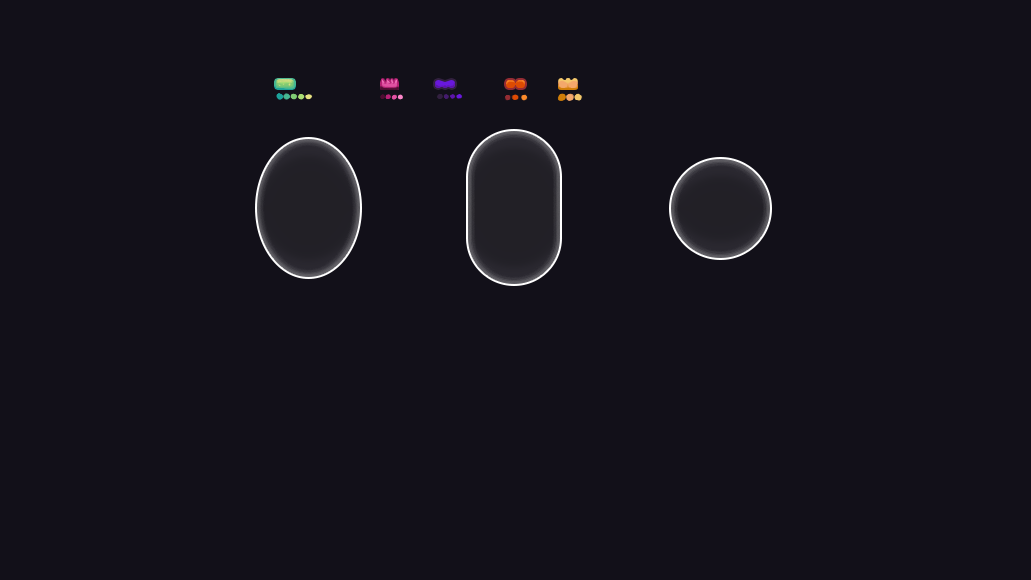
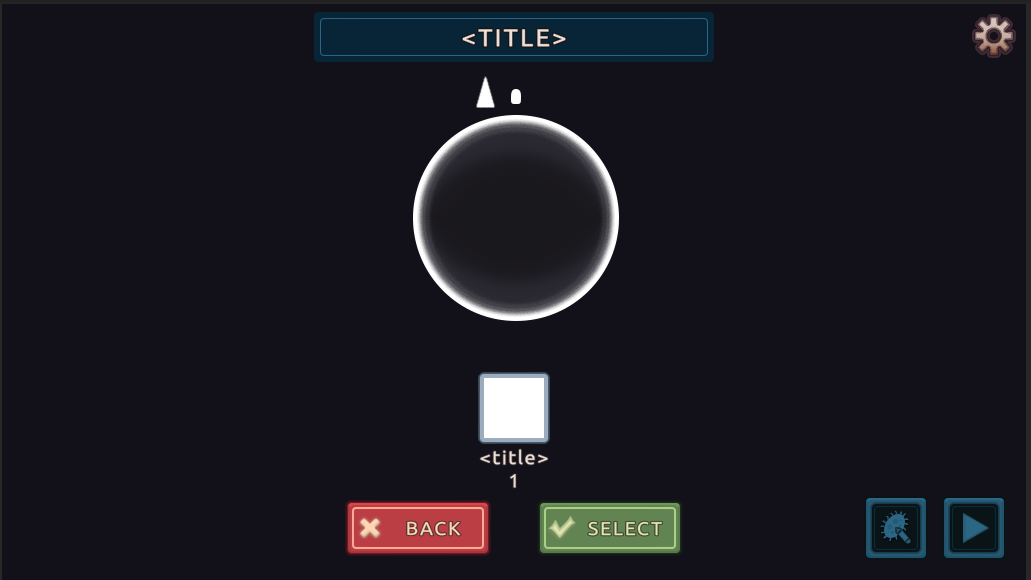
Layers edited between the first and the second 1031 x 580 image:
moved "photoautotroph" into group "walls" over [274, 78, 313, 100]
moved "organotrophEndobiotic" into group "walls" over [380, 79, 403, 100]
moved "organotroph" into group "walls" over [434, 79, 463, 99]
moved "methanotroph" into group "walls" over [504, 79, 528, 101]
moved "thermophile" into group "walls" over [557, 78, 583, 101]
added group "protozoa" with 4 layers in group "bodies" over [452, 76, 580, 282]
added layer "Layer 25" in group "protozoa" over [476, 76, 495, 108]
added layer "Ellipse 7" in group "protozoa" over [511, 89, 521, 104]
added layer "Layer 24" above "Layer 1" over [0, 0, 1031, 580]
